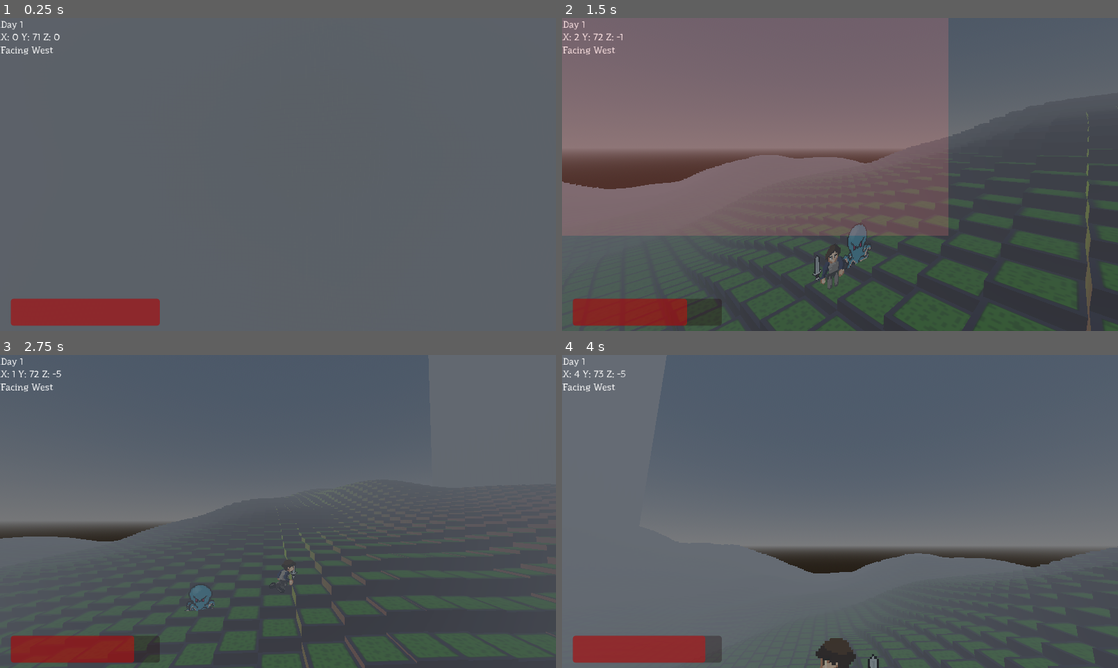
Above: before the commit, frames 1-4 (two rows, left to right).
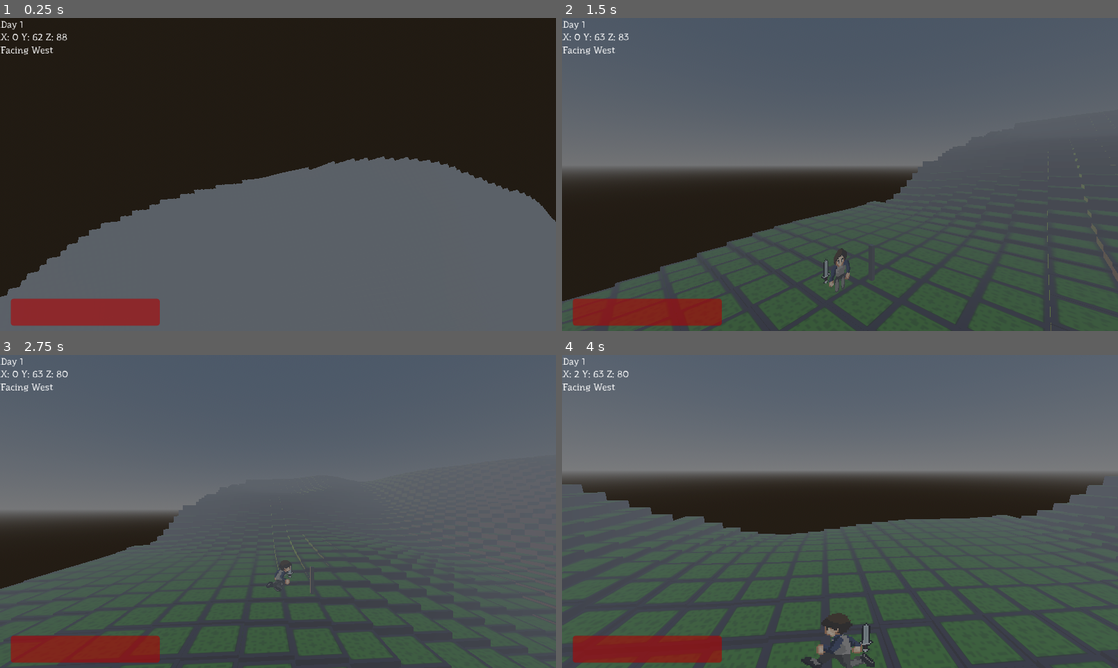
Above: after the commit, the same moments.

Repository: AkivaNugent/CSI-280_PROJECT-OCTOPUS
Game: Godot game, scene res://node_3d.tscn
The game is run twice, just before and just after one commit, with the same random seed, the same clock (stepped at 60 frames per second) and the same inputs. This scene is started directly instead of the project's main scene.
Inputs (mouse positions are in pixels of both pictures, inside the frame that each line leads up to):
- Up to frame 1 (0.25 s): no input
- Up to frame 2 (1.5 s): tap Enter (ui_accept) at 0.5, 0.77 s; move the mouse to (962, 158) at 0.52 s; hold D (right) 0.53-1.28 s; hold Shift (sprint) 0.53-1.28 s; click (962, 158) at 0.67 s; move the mouse to (728, 190) at 1.27 s; hold S (down) from 1.28 s (still down); tap Q at 1.35 s
- Up to frame 3 (2.75 s): tap Enter (ui_accept) at 1.52 s; move the mouse to (333, 442) at 2.02 s; release S (down) at 2.03 s; hold D (right) from 2.03 s (still down); hold E from 2.03 s (still down)
- Up to frame 4 (4 s): move the mouse to (812, 574) at 2.77 s; release D (right) at 2.78 s; release E at 2.78 s; hold W (up) 2.78-3.53 s; tap Shift (sprint) at 2.85 s; click (812, 574) at 2.92 s; tap Enter (ui_accept) at 3.02, 3.77 s; move the mouse to (1006, 558) at 3.52 s; hold A (left) from 3.53 s (still down); hold Q from 3.53 s (still down)

The runs differ from the first frame. In frame 1, 57% of the frame differs, in the area x 0-100%, y 0-90%; in frame 2, 58%, in the area x 0-100%, y 0-100%; in frame 3, 12%; in frame 4, 53%.

Commit message:
Time between pathfinds scales with distance between octopus and player.

Diff:
--- a/project_octopus/node_3d.tscn
+++ b/project_octopus/node_3d.tscn
@@ -38,6 +38,8 @@
 height = 0.819068
 radius = 0.372255
 
+[sub_resource type="BoxMesh" id="BoxMesh_86d5v"]
+
 [sub_resource type="Animation" id="Animation_kkjji"]
 length = 0.001
 tracks/0/type = "value"
@@ -507,7 +509,7 @@
 script = ExtResource("1_bydk5")
 
 [node name="Player" type="CharacterBody3D" parent="."]
-transform = Transform3D(1, 0, 0, 0, 1, 0, 0, 0, 1, 0, 365.359, 0)
+transform = Transform3D(1, 0, 0, 0, 1, 0, 0, 0, 1, 0, 365.359, 88.3804)
 script = ExtResource("1_d34xq")
 
 [node name="CollisionShape3D" type="CollisionShape3D" parent="Player"]
@@ -528,6 +530,10 @@
 [node name="StairsAheadRayCast3D" type="RayCast3D" parent="Player"]
 unique_name_in_owner = true
 transform = Transform3D(1, 0, 0, 0, 1, 0, 0, 0, 1, 0, 0.0350475, 0.771033)
+
+[node name="MeshInstance3D" type="MeshInstance3D" parent="Player/StairsAheadRayCast3D"]
+transform = Transform3D(0.1, 0, 0, 0, 1, 0, 0, 0, 0.1, 0, -0.508179, 0)
+mesh = SubResource("BoxMesh_86d5v")
 
 [node name="AnimationPlayer" type="AnimationPlayer" parent="Player"]
 libraries = {
@@ -589,7 +595,7 @@
 day_text = NodePath("../Control/Day Text")
 
 [node name="Octopus" parent="." instance=ExtResource("7_b4y4o")]
-transform = Transform3D(-1.31134e-07, 0, 3, 0, 3, 0, -3, 0, -1.31134e-07, -5.98473e-08, 362.935, -1.36913)
+transform = Transform3D(-1.31134e-07, 0, 3, 0, 3, 0, -3, 0, -1.31134e-07, -5.98473e-08, 362.935, -84.6779)
 max_health = 100
 damage = 10
 speed = 2.0
--- a/project_octopus/octomove.gd
+++ b/project_octopus/octomove.gd
@@ -26,7 +26,7 @@
 func _ready():
 	await get_tree().create_timer(0.1).timeout # Make sure the generator has time to finish
 	# Move the octopus down to the top of the procedural terrain
-	position.y = (WORLD_NODE.getHeight(position.x, position.z) + 1)
+	position.y = (WORLD_NODE.getHeight(position.x, position.z) + 10)
 
 	# Initial path planning
 	_recalcPath()
@@ -85,7 +85,12 @@
 		$AnimatedSprite3D.modulate = Color.WHITE
 
 	# Three times a second, recalculate a new path
-	if (Time.get_ticks_usec() - lastRecalc > (1000000 / 3)):
+	# For every ten tiles between the player and the octopus, give another 0.2 seconds between calculations
+	var distanceToPlayer = position.distance_to(PLAYER.position)
+	const usecToSec = 1000000
+	var nextRecalc = (usecToSec / 3) + ((usecToSec / 5) * (distanceToPlayer / 10))
+	#print(nextRecalc / usecToSec)
+	if (Time.get_ticks_usec() - lastRecalc > nextRecalc):
 		_recalcPath()
 		lastRecalc = Time.get_ticks_usec()
 
--- a/project_octopus/player.gd
+++ b/project_octopus/player.gd
@@ -174,24 +174,24 @@
 			if abs(input_dir2.y) > abs(input_dir2.x):
 				if input_dir2.y < 0:
 					animated_sprite_2d.play("move_up")
-					animation_player.play("UP_run_with_weapon")
+					#animation_player.play("UP_run_with_weapon")
 				else:
 					animated_sprite_2d.play("move_down")
-					animation_player.play("DOWN_run_with_animation")
+					#animation_player.play("DOWN_run_with_animation")
 			else:
 				if input_dir2.x < 0:
 					animated_sprite_2d.play("move_side") # changed the logic to just flip the right walking
 					animated_sprite_2d.scale.x = -abs(animated_sprite_2d.scale.x)
-					animation_player.play("SIDE_run_with_weapon")
+					#animation_player.play("SIDE_run_with_weapon")
 				else:
 					animated_sprite_2d.play("move_side")
 					animated_sprite_2d.scale.x = abs(animated_sprite_2d.scale.x)
-					animation_player.play("SIDE_run_with_weapon")
+					#animation_player.play("SIDE_run_with_weapon")
 	else:
 		velocity.x = move_toward(velocity.x, 0, SPEED)
 		velocity.z = move_toward(velocity.z, 0, SPEED)
 		animated_sprite_2d.play("idle")
-		animation_player.play("idle_with_weapon")
+		#animation_player.play("idle_with_weapon")
 
 	#Move the weapon
 	if get_viewport().get_mouse_position().x > (get_viewport().get_visible_rect().size.x / 2):
--- a/project_octopus/worldbuilder.gd
+++ b/project_octopus/worldbuilder.gd
@@ -36,17 +36,19 @@
 	while current in cameFrom:
 		current = cameFrom[current]
 		path.push_front(current)
+	print(path)
 	return path
 
 func aStarNavigation(start,finish) -> Array:
+	print(start, finish)
 	# Calculate a path between two points over the heightmap using A*
 
 	# Note that because start and finish should be Vector2i type, they use x and y as indices, even though we're accessing things on the xz plane.
 	# Just keep in mind for this function y variable means z worldspace
 
 	# If one of the points is off the map, give up
-	if ((start.x ** 2) + (start.y ** 2) > MAP_RAD ** 2) or \
-		((finish.x ** 2) + (finish.y ** 2) > MAP_RAD ** 2):
+	if ((start.x ** 2) + (start.y ** 2) > (MAP_RAD - 1) ** 2) or \
+		((finish.x ** 2) + (finish.y ** 2) > (MAP_RAD - 1) ** 2):
 		return []
 
 
Not shown: 1 places in project_octopus/node_3d.tscn that only renumber resources
